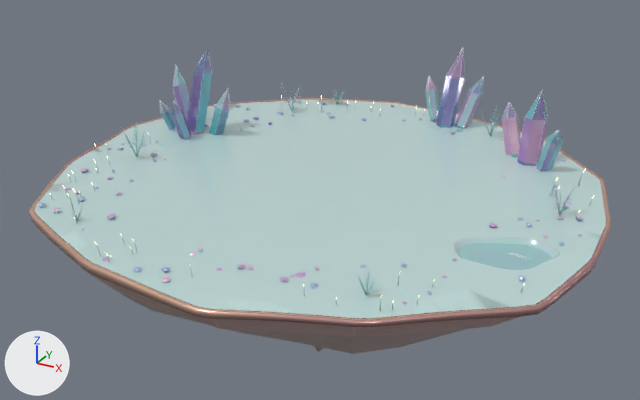
One commit to the glTF model public/models/island-modern.glb: the scene before it, then after it.
Rendered twice from a 50 mm camera at (5.63, -10.29, 4.86) aimed at (-0.11, 0.14, -0.36). The lights are fixed; the arrows at lower left show +X, +Y and +Z. The picture after the commit comes second. Where no turn or scale is listed for an object, it has been applied to the vertices.

The first picture shows 'Island_Accents | Scattered opal gravel', 'Island_Crystal_Underside | Asymmetric mineral keel', 'Island_Metal_Rim | Champagne upper seam', 'Island_Metal_Rim | Contour-following rose-gold seam', 'Island_Peripheral_Crystals | Cluster 1 facet family 1', 'Island_Peripheral_Crystals | Cluster 1 facet family 2', 'Island_Peripheral_Crystals | Cluster 1 facet family 3', 'Island_Peripheral_Crystals | Cluster 2 facet family 1', 'Island_Peripheral_Crystals | Cluster 2 facet family 2', 'Island_Peripheral_Crystals | Cluster 2 facet family 3', 'Island_Peripheral_Crystals | Cluster 3 facet family 1', 'Island_Peripheral_Crystals | Cluster 3 facet family 2', 'Island_Peripheral_Crystals | Cluster 3 facet family 3', 'Island_Peripheral_Crystals | Polished facet edges', 'Island_Pond | Recessed mineral basin', 'Island_Pond | Single aqua water sheet', 'Island_Surface | Opalescent planting clearing', 'Island_Vegetation | Ferns and bent grasses' and 1 more.
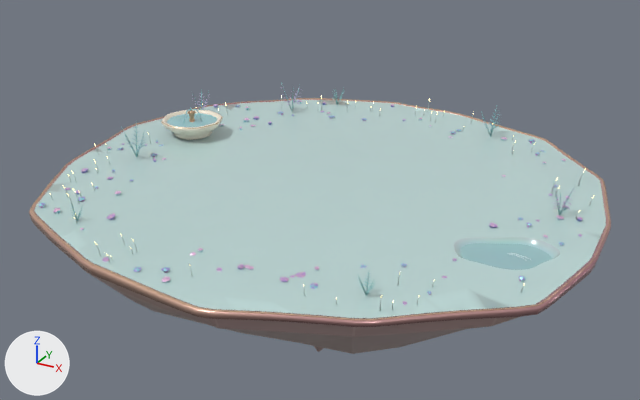
Edits to the bpy script that builds the scene:
```text
Remove ob_island_peripheral_crystals___cluster_1_facet_family_1:
    ob_island_peripheral_crystals___cluster_1_facet_family_1 = bpy.data.objects.new('Island_Peripheral_Crystals | Cluster 1 facet family 1', me_island_peripheral_crystals___cluster_1_facet_family_1)
Remove ob_island_peripheral_crystals___cluster_1_facet_family_2:
    ob_island_peripheral_crystals___cluster_1_facet_family_2 = bpy.data.objects.new('Island_Peripheral_Crystals | Cluster 1 facet family 2', me_island_peripheral_crystals___cluster_1_facet_family_2)
Remove ob_island_peripheral_crystals___cluster_1_facet_family_3:
    ob_island_peripheral_crystals___cluster_1_facet_family_3 = bpy.data.objects.new('Island_Peripheral_Crystals | Cluster 1 facet family 3', me_island_peripheral_crystals___cluster_1_facet_family_3)
Remove ob_island_peripheral_crystals___cluster_2_facet_family_1:
    ob_island_peripheral_crystals___cluster_2_facet_family_1 = bpy.data.objects.new('Island_Peripheral_Crystals | Cluster 2 facet family 1', me_island_peripheral_crystals___cluster_2_facet_family_1)
Remove ob_island_peripheral_crystals___cluster_2_facet_family_2:
    ob_island_peripheral_crystals___cluster_2_facet_family_2 = bpy.data.objects.new('Island_Peripheral_Crystals | Cluster 2 facet family 2', me_island_peripheral_crystals___cluster_2_facet_family_2)
Remove ob_island_peripheral_crystals___cluster_2_facet_family_3:
    ob_island_peripheral_crystals___cluster_2_facet_family_3 = bpy.data.objects.new('Island_Peripheral_Crystals | Cluster 2 facet family 3', me_island_peripheral_crystals___cluster_2_facet_family_3)
Remove ob_island_peripheral_crystals___cluster_3_facet_family_1:
    ob_island_peripheral_crystals___cluster_3_facet_family_1 = bpy.data.objects.new('Island_Peripheral_Crystals | Cluster 3 facet family 1', me_island_peripheral_crystals___cluster_3_facet_family_1)
Remove ob_island_peripheral_crystals___cluster_3_facet_family_2:
    ob_island_peripheral_crystals___cluster_3_facet_family_2 = bpy.data.objects.new('Island_Peripheral_Crystals | Cluster 3 facet family 2', me_island_peripheral_crystals___cluster_3_facet_family_2)
Remove ob_island_peripheral_crystals___cluster_3_facet_family_3:
    ob_island_peripheral_crystals___cluster_3_facet_family_3 = bpy.data.objects.new('Island_Peripheral_Crystals | Cluster 3 facet family 3', me_island_peripheral_crystals___cluster_3_facet_family_3)
Remove ob_island_peripheral_crystals___polished_facet_edges:
    ob_island_peripheral_crystals___polished_facet_edges = bpy.data.objects.new('Island_Peripheral_Crystals | Polished facet edges', me_island_peripheral_crystals___polished_facet_edges)
Add ob_fountain_water_surface:
    ob_fountain_water_surface = bpy.data.objects.new('Fountain_Water_Surface', me_fountain_water_surface)  # 65 vertices, 96 faces; spans x -0.413..0.413, y -0.413..0.413, z 0.23..0.231; in mat_sup_fountain_water (cyan #a3d8de)
    ob_fountain_water_surface.location = (-2.81, 0.74, 0.01)
Add ob_fountain_water_flow:
    ob_fountain_water_flow = bpy.data.objects.new('Fountain_Water_Flow', me_fountain_water_flow)  # 215 vertices, 320 faces; spans x -0.31..0.31, y -0.31..0.31, z 0.228..0.44; in mat_sup_fountain_water (cyan #a3d8de)
    ob_fountain_water_flow.location = (-2.81, 0.74, 0.01)
Add ob_fountain_nozzle:
    ob_fountain_nozzle = bpy.data.objects.new('Fountain_Nozzle', me_fountain_nozzle)  # 191 vertices, 302 faces; spans x -0.492..0.492, y -0.492..0.492, z 0.113..0.404; in mat_sup_fountain_champagne (beige #c5a382)
    ob_fountain_nozzle.location = (-2.81, 0.74, 0.01)
Add ob_fountain_basin:
    ob_fountain_basin = bpy.data.objects.new('Fountain_Basin', me_fountain_basin)  # 386 vertices, 768 faces; spans x -0.501..0.501, y -0.501..0.501, z 0.0..0.273; in mat_sup_fountain_porcelain (pale yellow #f1e7d5)
    ob_fountain_basin.location = (-2.81, 0.74, 0.01)
```

Where the change shows, as pixel boxes (x1, y1, x2, y2) in the pictures (640 x 400 px):
'Island_Peripheral_Crystals | Cluster 1 facet family 1', deleted: before (171, 56, 212, 140)
'Island_Peripheral_Crystals | Cluster 2 facet family 1', deleted: before (517, 98, 548, 166)
'Island_Peripheral_Crystals | Cluster 3 facet family 1', deleted: before (436, 54, 465, 128)
'Fountain_Basin', added (pale yellow): after (161, 110, 223, 140)
'Island_Peripheral_Crystals | Cluster 1 facet family 2', deleted (cyan): before (160, 92, 231, 135)
'Island_Peripheral_Crystals | Cluster 2 facet family 3', deleted: before (501, 107, 521, 157)
'Island_Peripheral_Crystals | Cluster 3 facet family 2', deleted (cyan): before (455, 82, 483, 129)
'Island_Peripheral_Crystals | Cluster 2 facet family 2', deleted: before (536, 133, 563, 171)
'Island_Peripheral_Crystals | Polished facet edges', deleted: before (159, 48, 564, 169)
'Fountain_Water_Surface', added: after (167, 113, 217, 127)
'Island_Peripheral_Crystals | Cluster 1 facet family 3', deleted: before (173, 70, 190, 121)
'Island_Peripheral_Crystals | Cluster 3 facet family 3', deleted: before (426, 80, 440, 122)
'Fountain_Nozzle', added: after (163, 110, 222, 129)
'Fountain_Water_Flow', added: after (173, 107, 211, 127)
